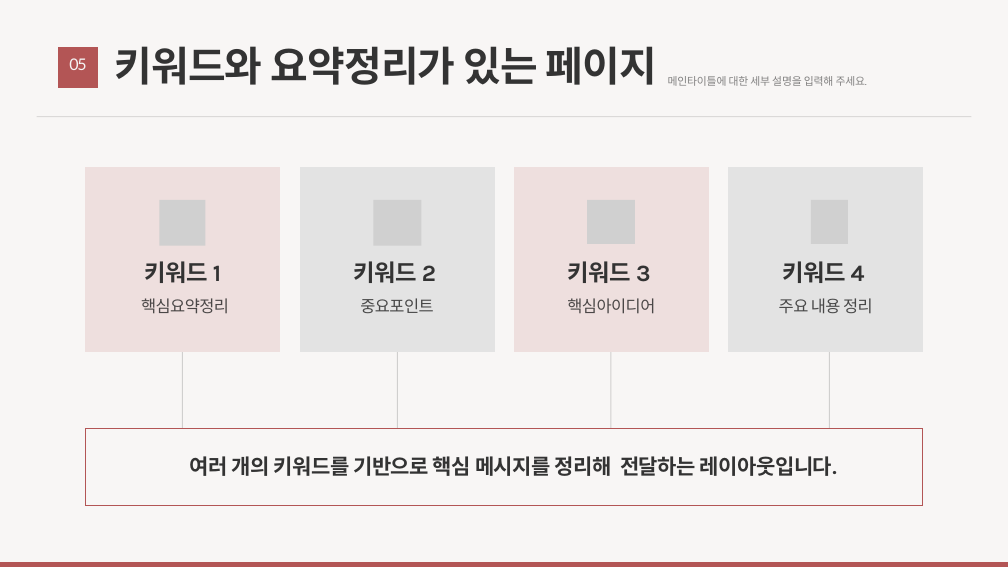
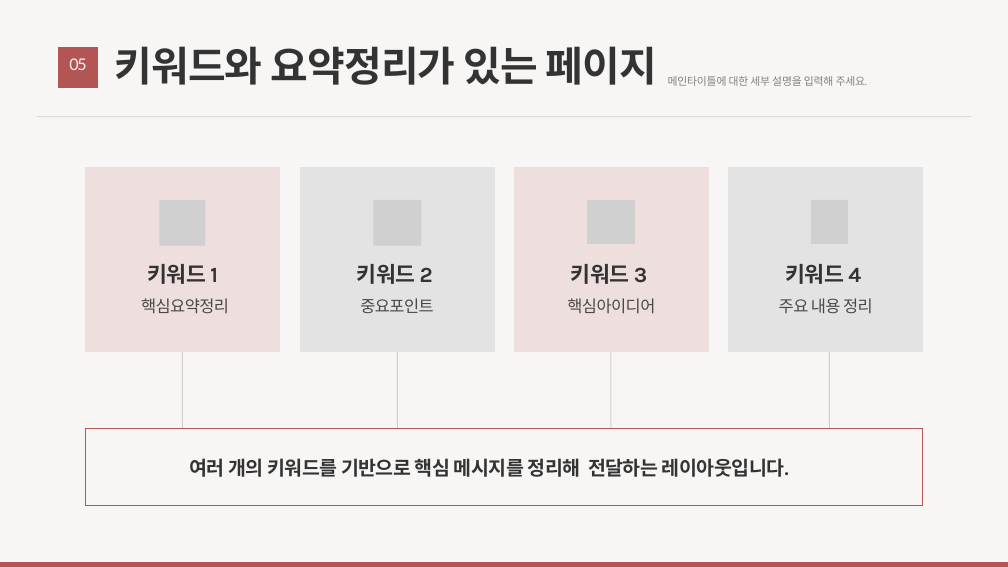
Before and after one commit to JiyouKim9603/project-ai, a slide deck: slide 6 of backend/template.pptx. Drawn at 1008x567 pixels with LibreOffice and Linux fonts; fonts in the diff are those of the drawing; grey boxes stand for pictures; background and template pictures are left out. Boxes give left, top, right and bottom in pixels: in the first picture for what was removed or moved away, otherwise in the second. Text is boxed around its words. In the diff, an @@ line names an element or a change of style, - is before the commit and + after.

```diff
--- a/backend/template.pptx
+++ b/backend/template.pptx
@@ size 33.4 to 30.9 pt in 4 elements at box(147, 264, 218, 284), box(357, 264, 433, 284), box(571, 264, 647, 284), box(786, 264, 861, 284) @@
@@ text "여러 개의 키워드를 기반으로 핵심 ..." at box(189, 458, 789, 477): size 30 to 27.8 pt @@
```
Also in this commit, not shown: 8 other slides changed, 3 other files.
